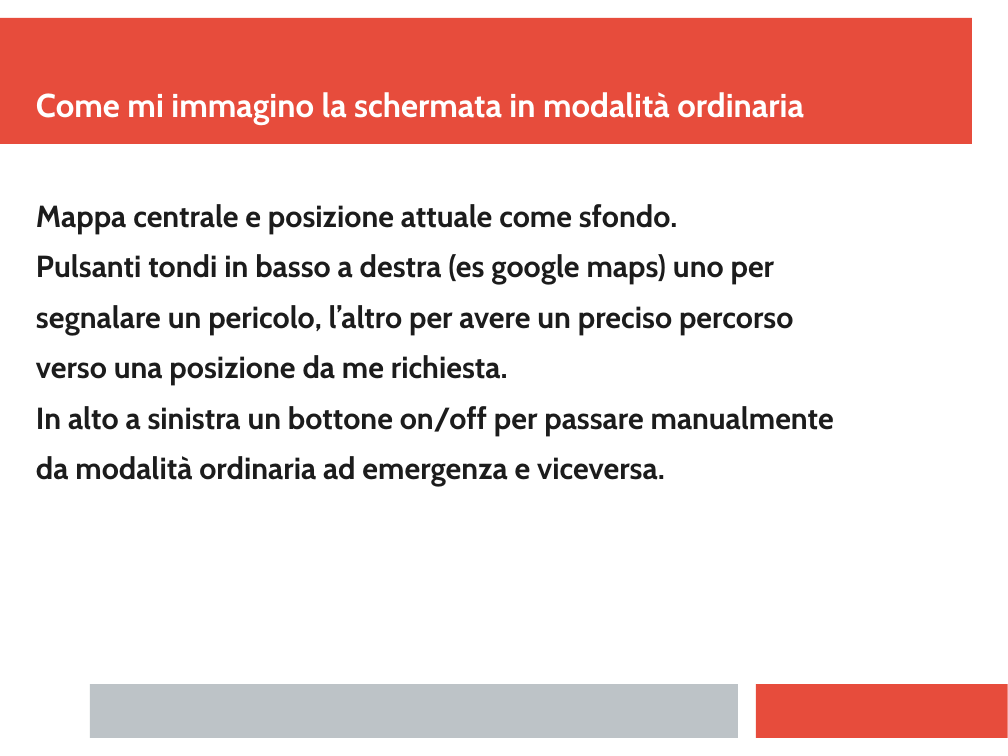
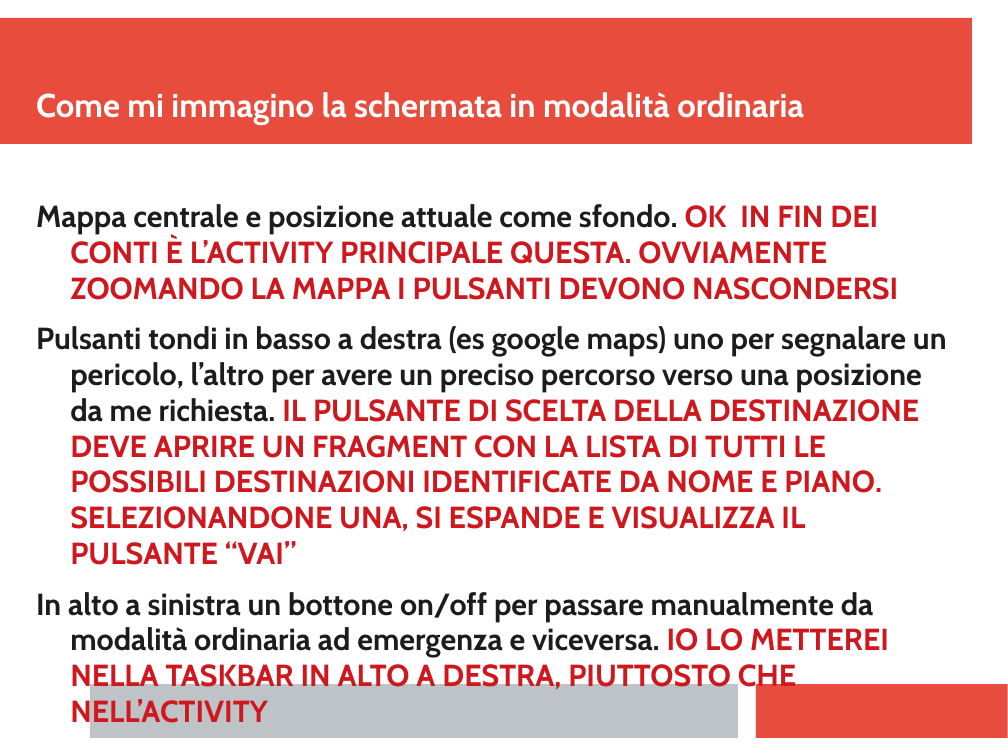
Before and after one commit to ecorradini/ProgettoIDS, a slide deck: slide 1 of AnalisiRequisiti/TaskGestioneOrdinaria.ppt. Drawn at 1008x756 pixels with LibreOffice and Linux fonts; fonts in the diff are those of the drawing. Boxes give left, top, right and bottom in pixels: in the first picture for what was removed or moved away, otherwise in the second. Text is boxed around its words. In the diff, an @@ line names an element or a change of style, - is before the commit and + after.

Commit message:
task gestione utente e commenti gestione ordinaria

```diff
--- a/AnalisiRequisiti/TaskGestioneOrdinaria.ppt
+++ b/AnalisiRequisiti/TaskGestioneOrdinaria.ppt
@@ text at <box>36,204,947,729</box>: text changed; text colour #1C1C1C to #CE181E @@
-Mappa centrale e posizione attuale come sfondo.
-Pulsanti tondi in basso a destra (es google maps) uno per
-segnalare un pericolo, l’altro per avere un preciso percorso
-verso una posizione da me richiesta.
-In alto a sinistra un bottone on/off per passare manualmente
-da modalità ordinaria ad emergenza e viceversa.
+Mappa centrale e posizione attuale come sfondo. OK IN FIN DEI CONTI È L’ACTIVITY PRINCIPALE QUESTA. OVVIAMENTE ZOOMANDO LA MAPPA I PULSANTI DEVONO NASCONDERSI
+Pulsanti tondi in basso a destra (es google maps) uno per segnalare un pericolo, l’altro per avere un preciso percorso verso una posizione da me richiesta. IL PULSANTE DI SCELTA DELLA DESTINAZIONE DEVE APRIRE UN FRAGMENT CON LA LISTA DI TUTTI LE POSSIBILI DESTINAZIONI IDENTIFICATE DA NOME E PIANO. SELEZIONANDONE UNA, SI ESPANDE E VISUALIZZA IL PULSANTE “VAI”
+In alto a sinistra un bottone on/off per passare manualmente da modalità ordinaria ad emergenza e viceversa. IO LO METTEREI NELLA TASKBAR IN ALTO A DESTRA, PIUTTOSTO CHE NELL’ACTIVITY
+LA MODALITÀ ORDINARIA È QUELLA CHE VIENE VISUALIZZATA SUBITO ALL’AVVIO DELL’APP, NEL CODICE SARÀ LA NOSTRA MAIN ACTIVITY, COSÌ NON CREIAMO TROPPE ACTIVITY INUTILI.
```
Also in this commit, not shown: 3 other slides changed, 6 other files.
